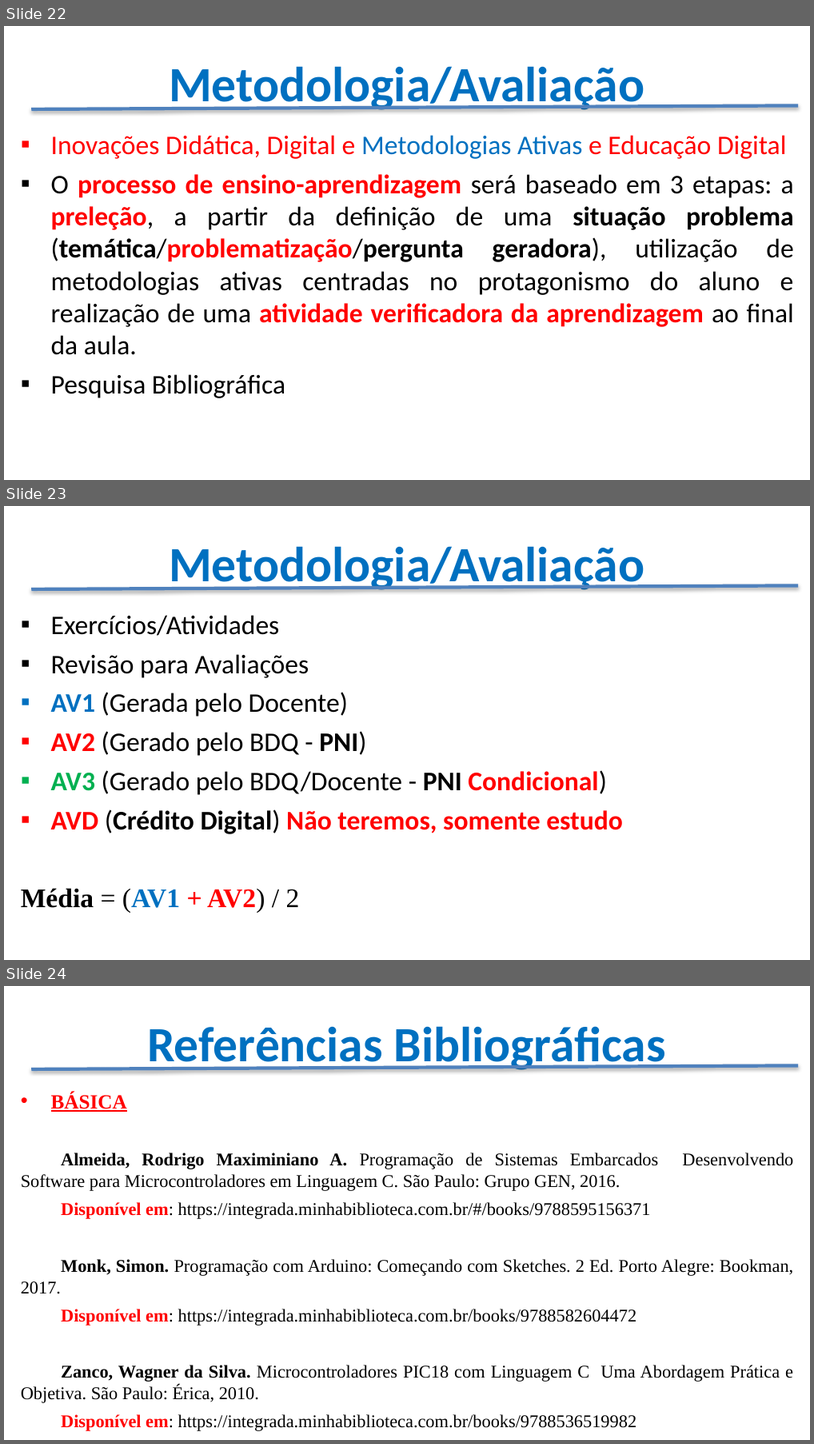
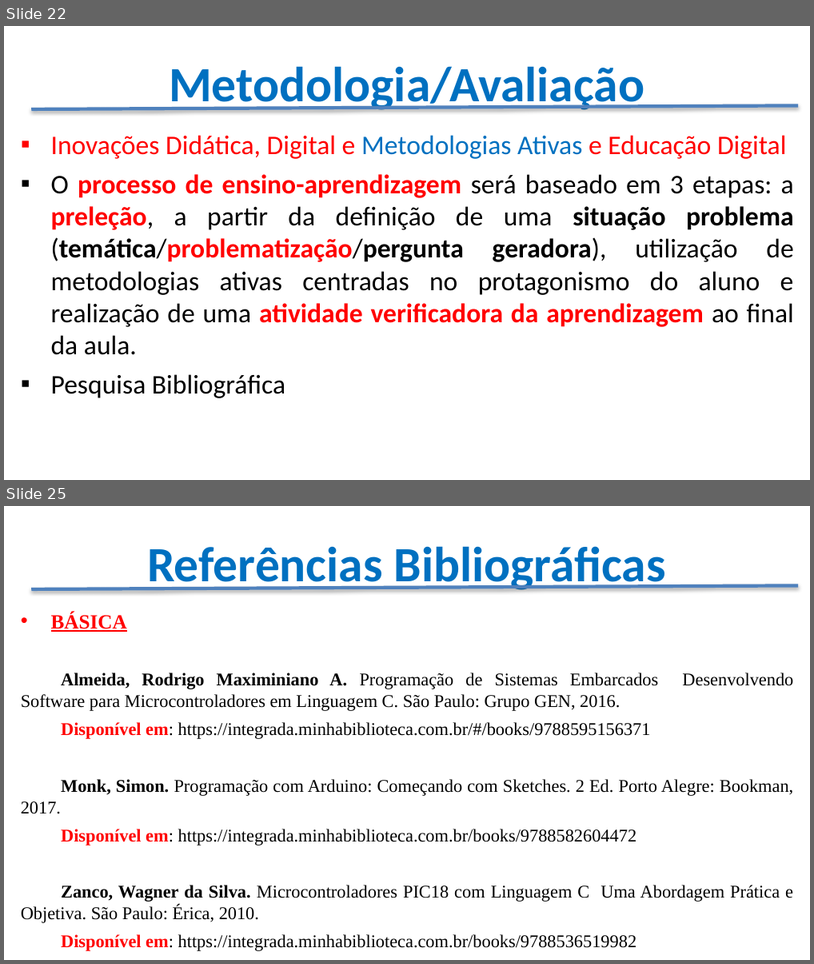
Before and after one commit to CloudEducationBrazil/WydenArea1ProgramacaoMicrocontroladores, a slide deck: Apresentação - Programação Microcontroladores.pptx. Shown one above the other, each under a label of ours: slides 22, 23 and 24 before the commit, slides 22 and 25 after it; the slides between them are not shown. The pictures are 814x1444 and 814x964 pixels, drawn with LibreOffice and Linux fonts; fonts in the diff are those of the drawing; background and template pictures are left out. Boxes give left, top, right and bottom in pixels: in the first picture for what was removed or moved away, otherwise in the second. Text is boxed around its words. In the diff, an @@ line names an element or a change of style, - is before the commit and + after.

```diff
--- a/Apresentação - Programação Microcontroladores.pptx
+++ b/Apresentação - Programação Microcontroladores.pptx
@@ slide 23 removed at [4,506,810,960], background picture (left out) @@
@@ title removed at [169,546,645,593] @@
-Metodologia/Avaliação
@@ line removed from (31, 589) to (798, 586) @@
@@ text removed at [21,615,623,912] @@
-▪ Exercícios/Atividades
-▪ Revisão para Avaliações
-▪ AV1 (Gerada pelo Docente)
-▪ AV2 (Gerado pelo BDQ - PNI)
-▪ AV3 (Gerado pelo BDQ/Docente - PNI Condicional)
-▪ AVD (Crédito Digital) Não teremos, somente estudo
-Média = (AV1 + AV2) / 2
@@ what was slide 24 is now slide 25 @@
```
Also in this commit, not shown: 1 slide changed, 2 slides added, 1 other file.
